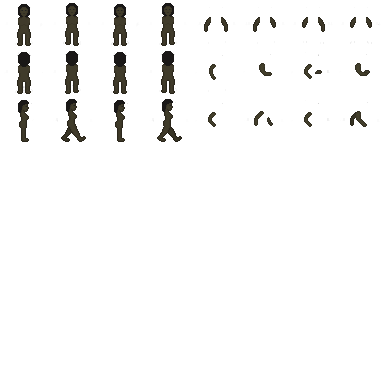
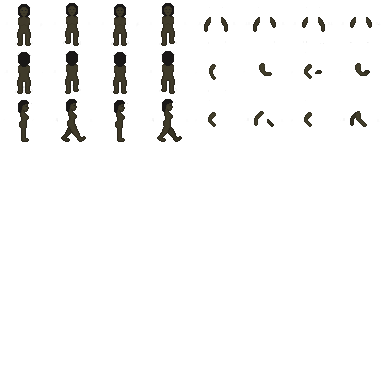
Layered file, before and after one edit (384 × 384). Changes by layer:
painted on "kadijah.png" over box(65, 7, 372, 127)
